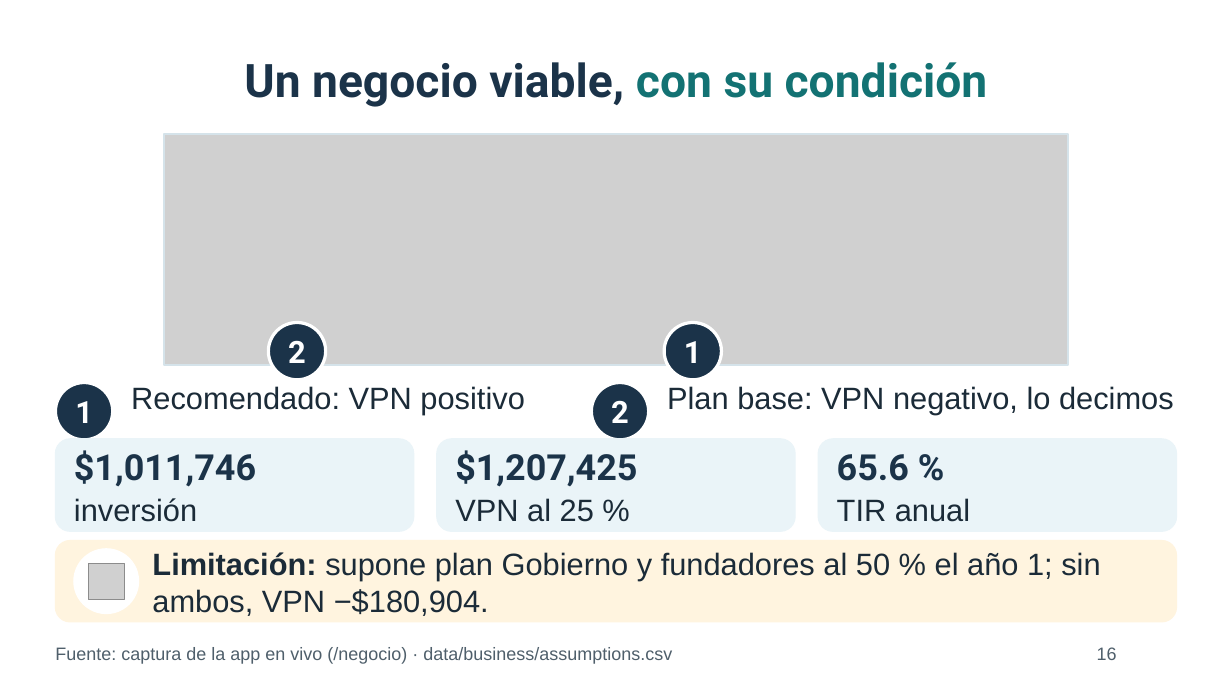
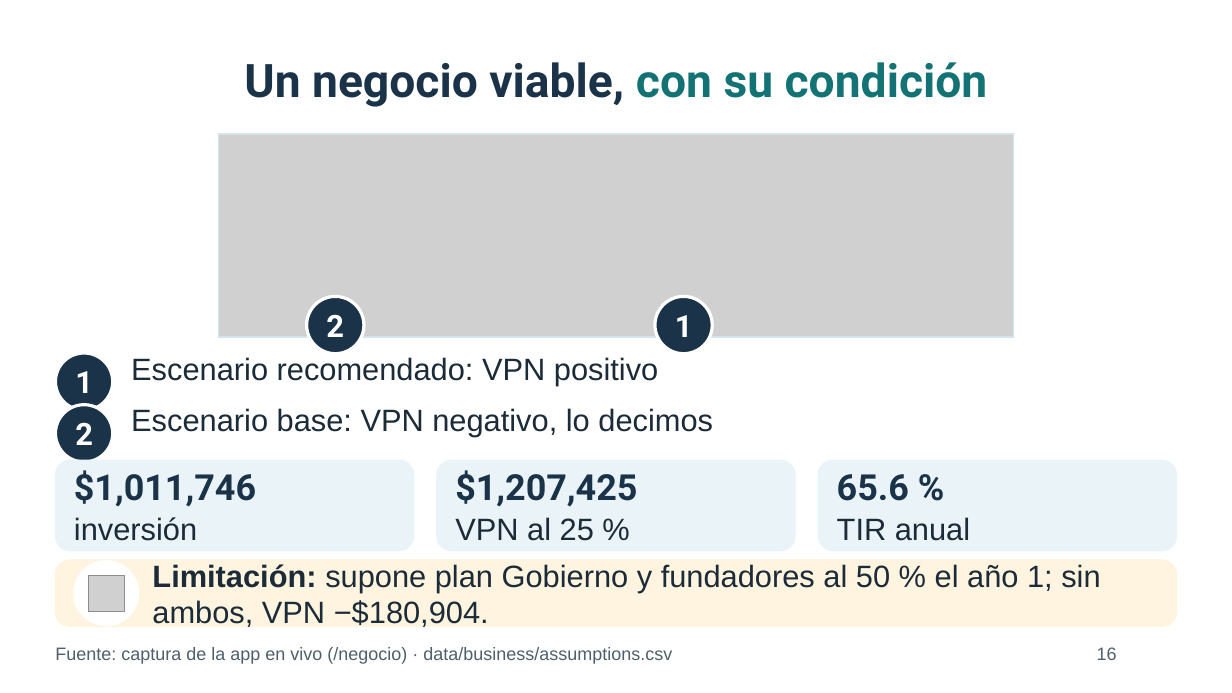
Before and after one commit to daviddzd/vela, a slide deck: slide 16 of docs/presentacion/enlaza_coloquio_capturas.pptx. Drawn at 1232x693 pixels with LibreOffice and Linux fonts; fonts in the diff are those of the drawing; grey boxes stand for pictures; background and template pictures are left out. Boxes give left, top, right and bottom in pixels: in the first picture for what was removed or moved away, otherwise in the second. Text is boxed around its words. In the diff, an @@ line names an element or a change of style, - is before the commit and + after.

Commit message:
Apply the review of the screenshot deck
Slide 16: 'Escenario base', legend stacked above the tiles. Slide 17: rest
respected, workday excess flagged. Slide 13: 'con límite y reserva / sin
ellos'. Slide 8: non-urgent high priority always waits for a person.
Slides 6 and 8: callouts moved off the row text. Script: base scenario,
'en qué condiciones es un negocio viable', rest day and flagged shifts.

```diff
--- a/docs/presentacion/enlaza_coloquio_capturas.pptx
+++ b/docs/presentacion/enlaza_coloquio_capturas.pptx
@@ picture: place and size @@
-picture at (165,134,1068,365)
+picture at (218,134,1014,337)
@@ rectangle: place and size @@
-rectangle at (165,134,1068,365)
+rectangle at (218,134,1014,337)
@@ text "2": place and size @@
-text "2" at (288,340,306,363)
+text "2" at (326,314,344,337)
@@ ellipse: place and size @@
-ellipse at (268,323,325,380)
+ellipse at (307,297,364,354)
@@ text "1": place and size @@
-text "1" at (684,341,702,363)
+text "1" at (675,315,693,337)
@@ ellipse: place and size @@
-ellipse at (665,323,722,380)
+ellipse at (655,297,713,354)
@@ text "1": place and size @@
-text "1" at (75,401,93,423)
+text "1" at (75,371,93,393)
@@ ellipse: place and size @@
-ellipse at (55,383,113,440)
+ellipse at (55,353,113,410)
@@ text at (131,357,658,385): text changed @@
-Recomendado: VPN positivo
+Escenario recomendado: VPN positivo
@@ text "2": place and size @@
-text "2" at (611,400,629,423)
+text "2" at (75,422,93,445)
@@ ellipse: place and size @@
-ellipse at (592,383,649,440)
+ellipse at (55,405,113,462)
@@ text at (131,408,713,437): text changed @@
-Plan base: VPN negativo, lo decimos
+Escenario base: VPN negativo, lo decimos
@@ 6 texts, 3 rounded rectangles: place and size @@
-6 texts, 3 rounded rectangles at (55,439,1177,531)
+6 texts, 3 rounded rectangles at (55,460,1177,551)
@@ proportions changed in 4 elements at (55,560,1177,627), (55,460,414,551), (437,460,796,551), (819,460,1177,551) @@
@@ rounded rectangle: place and size @@
-rounded rectangle at (55,541,1177,622)
+rounded rectangle at (55,560,1177,627)
@@ ellipse: place and size @@
-ellipse at (74,549,139,614)
+ellipse at (74,561,139,626)
@@ text "Limitación: supone plan Gobierno y ...": place and size @@
-text "Limitación: supone plan Gobierno y ..." at (152,552,1100,616)
+text "Limitación: supone plan Gobierno y ..." at (152,564,1100,627)
@@ picture: place and size @@
-picture at (88,563,124,599)
+picture at (88,575,124,611)
```
Also in this commit, not shown: 4 other slides changed, 5 other files.
